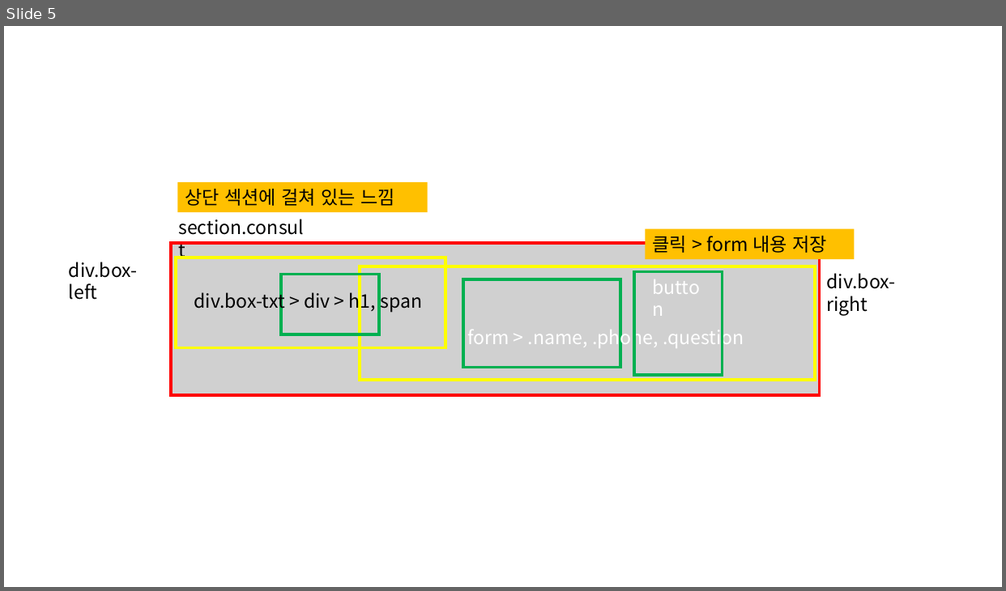
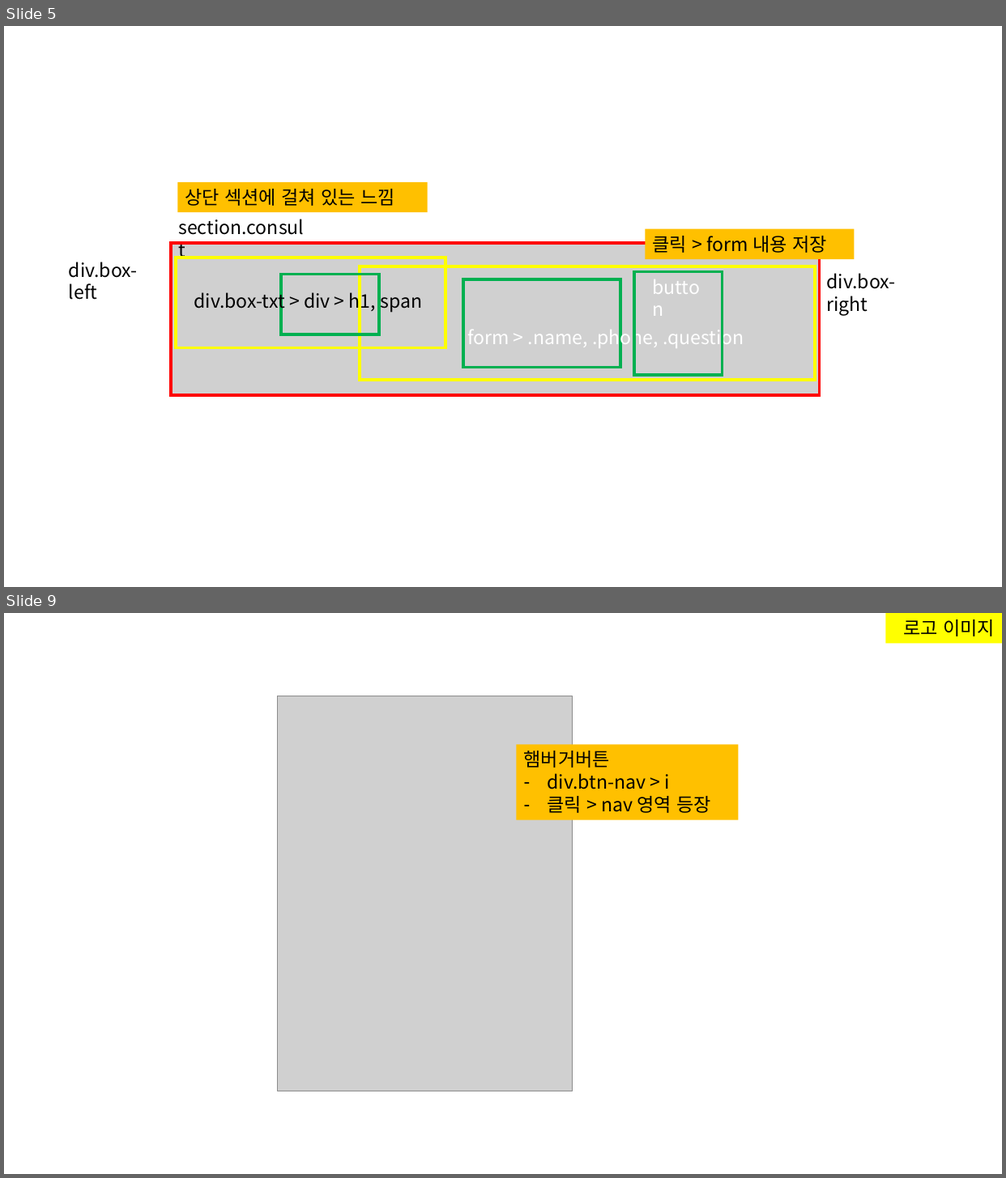
Before and after one commit to kim-yeny/project-lawfirm, a slide deck: [참고] lawfirm/(노트) lawfirm.pptx. Shown one above the other, each under a label of ours: slide 5 before the commit, slides 5 and 9 after it; the slides between them are not shown. The pictures are 1006x591 and 1006x1178 pixels, drawn with LibreOffice and Linux fonts; fonts in the diff are those of the drawing; grey boxes stand for pictures. Boxes give left, top, right and bottom in pixels: in the first picture for what was removed or moved away, otherwise in the second. Text is boxed around its words. In the diff, an @@ line names an element or a change of style, - is before the commit and + after.

```diff
--- a/[참고] lawfirm/(노트) lawfirm.pptx
+++ b/[참고] lawfirm/(노트) lawfirm.pptx
@@ slide 9 added at [4,613,1002,1174], background #FFFFFF @@
@@ rectangle added at [886,613,1002,643], fill #FFFF00, 18 pt, text #000000 @@
+로고 이미지
@@ picture added at [277,696,572,1091] @@
@@ rectangle added at [516,745,739,820], fill #FFC000, 18 pt, text #000000 @@
+햄버거버튼
+– div.btn-nav > i
+– 클릭 > nav 영역 등장
```
Also in this commit, not shown: 5 slides changed.
